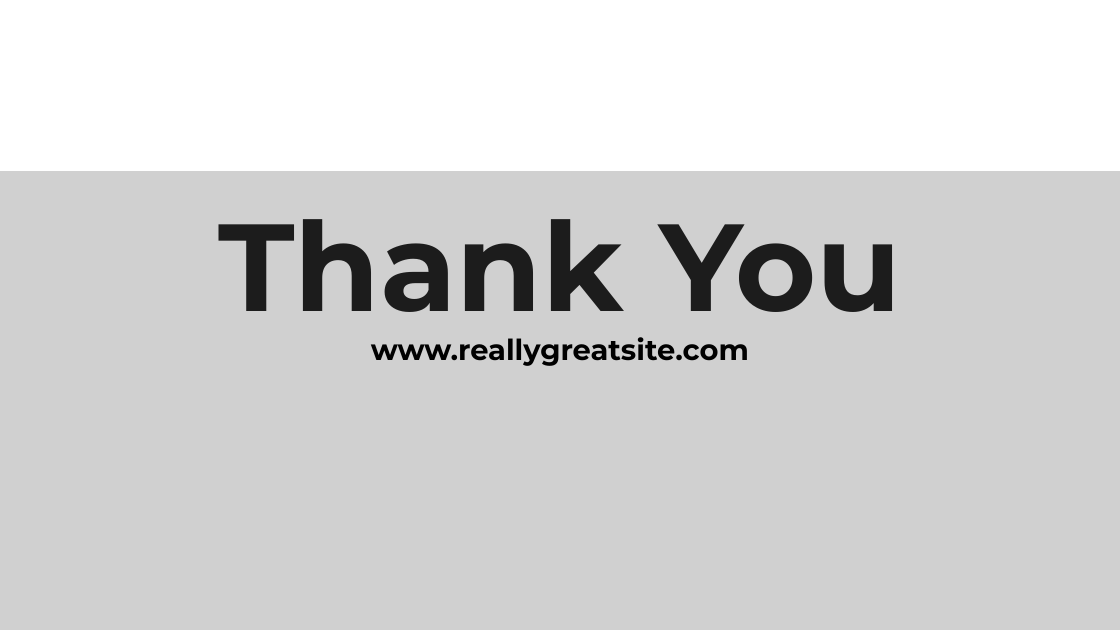
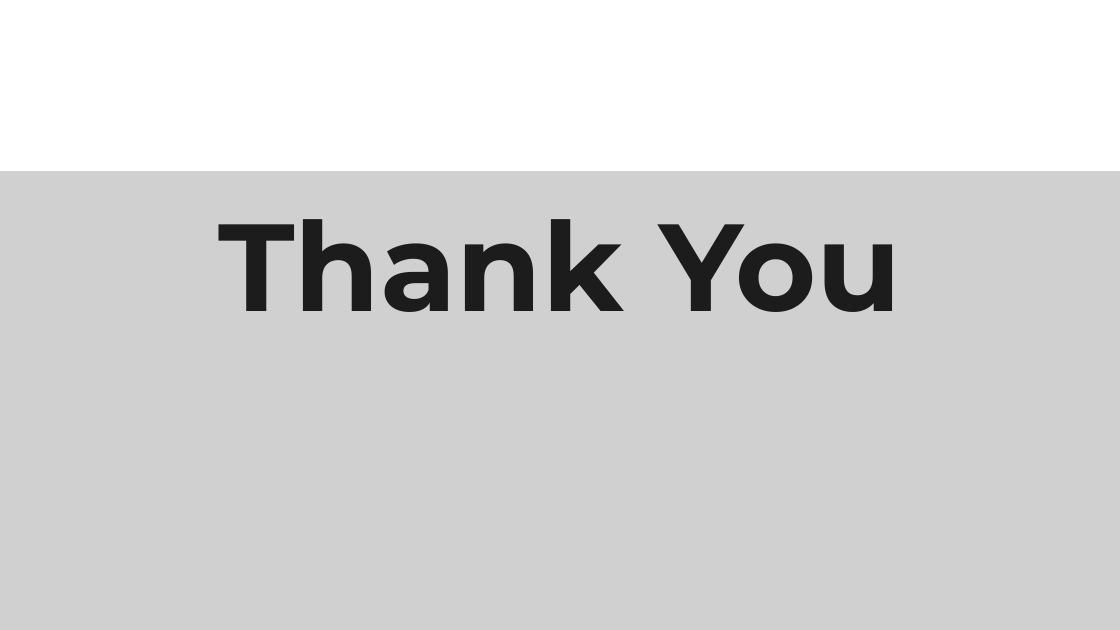
Before and after one commit to MehtaRahi/LTM-project, a slide deck: slide 6 of T9998_VIT-Chennai_Rahi_Sanxipt_Mehta.pptx. Drawn at 1120x630 pixels with LibreOffice and Linux fonts; fonts in the diff are those of the drawing; grey boxes stand for pictures. Boxes give left, top, right and bottom in pixels: in the first picture for what was removed or moved away, otherwise in the second. Text is boxed around its words. In the diff, an @@ line names an element or a change of style, - is before the commit and + after.

Commit message:
Edit to Presentation:  removed some errors

```diff
--- a/T9998_VIT-Chennai_Rahi_Sanxipt_Mehta.pptx
+++ b/T9998_VIT-Chennai_Rahi_Sanxipt_Mehta.pptx
@@ text removed at (371, 337, 749, 366) @@
-www.reallygreatsite.com
```
